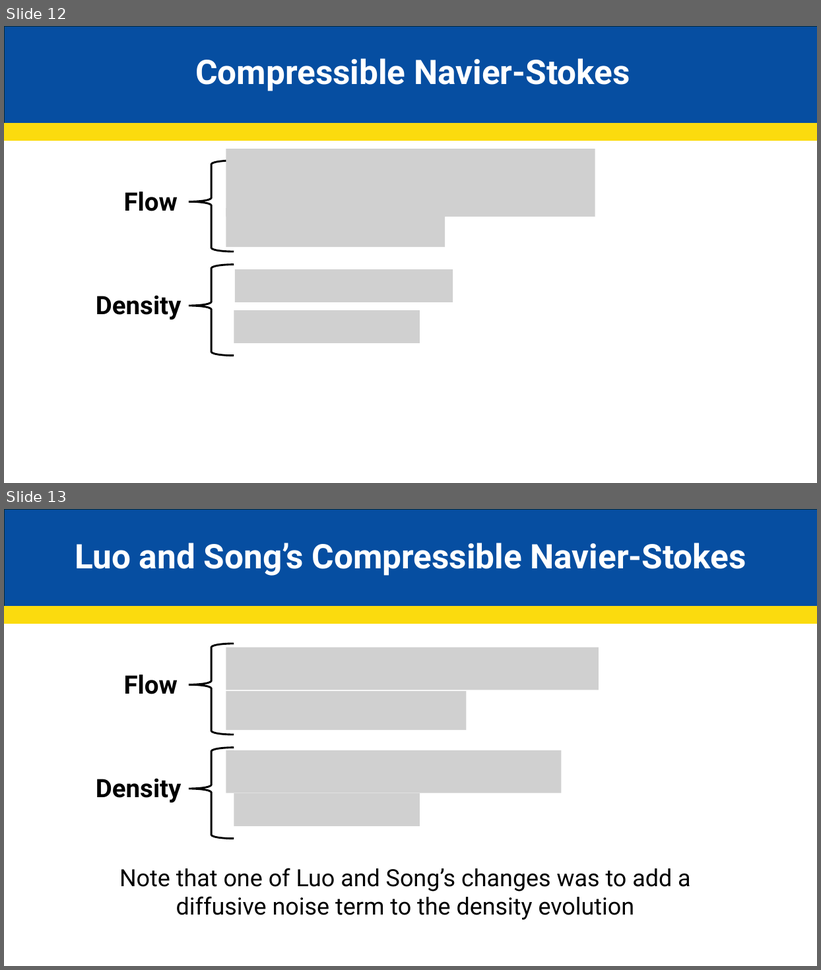
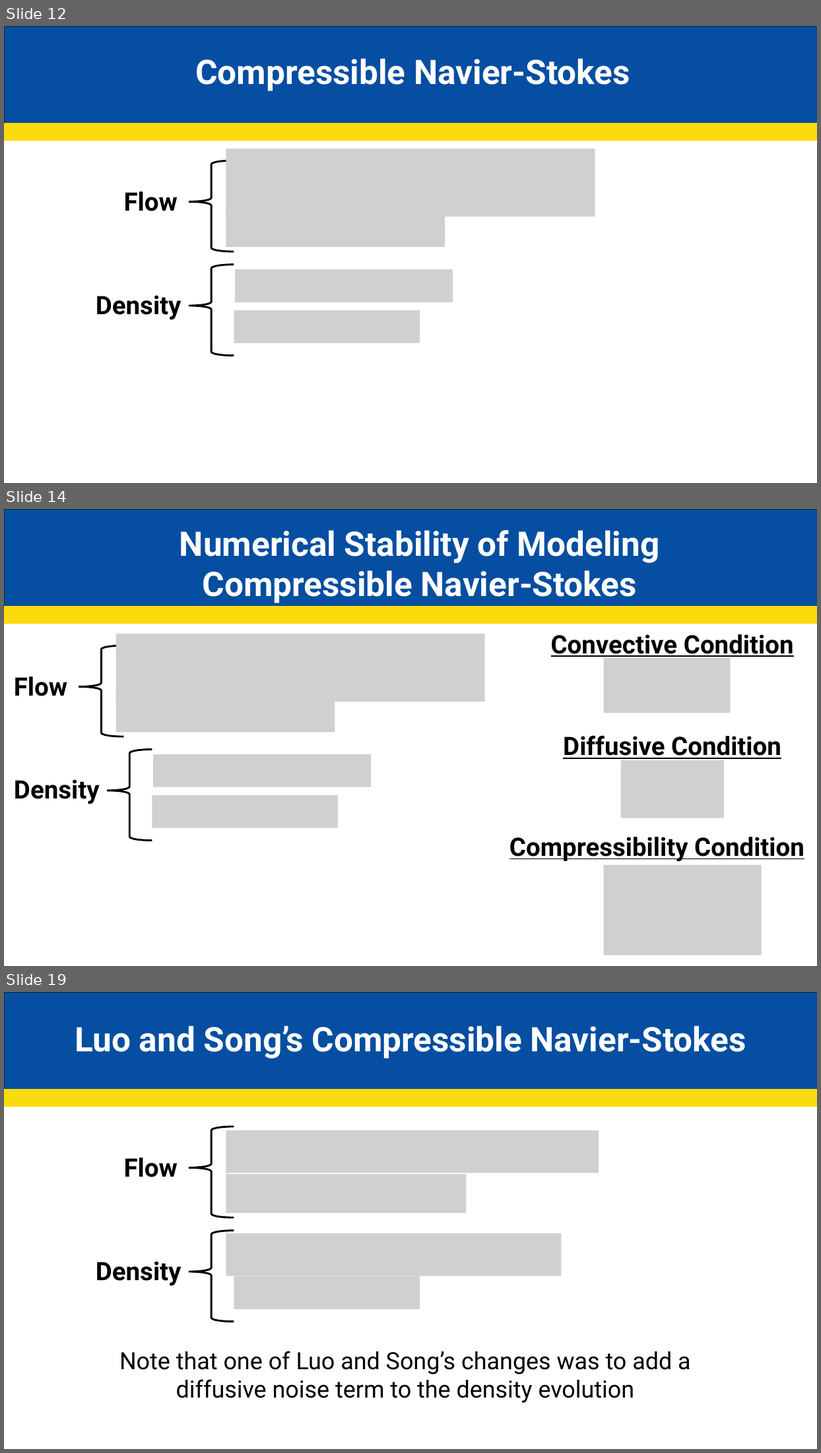
Before and after one commit to JakeCisc210/Candidacy, a slide deck: Reading Course/Presentations/Game Theory Eleven.pptx. Shown one above the other, each under a label of ours: slides 12 and 13 before the commit, slides 12, 14 and 19 after it; the slides between them are not shown. The pictures are 821x970 and 821x1453 pixels, drawn with LibreOffice and Linux fonts; fonts in the diff are those of the drawing; grey boxes stand for pictures. Boxes give left, top, right and bottom in pixels: in the first picture for what was removed or moved away, otherwise in the second. Text is boxed around its words. In the diff, an @@ line names an element or a change of style, - is before the commit and + after.

```diff
--- a/Reading Course/Presentations/Game Theory Eleven.pptx
+++ b/Reading Course/Presentations/Game Theory Eleven.pptx
@@ slide 14 added at [4, 509, 817, 966], background #FFFFFF @@
@@ rectangle added at [5, 509, 817, 607], fill #064EA1, outline #092A39 1.5 pt @@
@@ text added at [180, 530, 660, 603], 40 pt, text #FFFFFF, bold @@
+Numerical Stability of Modeling Compressible Navier-Stokes
@@ rectangle added at [4, 607, 817, 623], fill #FBDB0E, outline #FBDB0E 1.5 pt @@
@@ right brace added at [79, 646, 124, 737], outline #000000 2.25 pt @@
@@ picture added at [116, 634, 485, 702] @@
@@ text added at [551, 634, 794, 660], 30 pt, text #000000, bold, underline @@
+Convective Condition
@@ picture added at [604, 658, 731, 714] @@
@@ text added at [14, 677, 67, 696], 30 pt, text #000000, bold @@
+Flow
@@ picture added at [116, 693, 335, 732] @@
@@ text added at [563, 735, 781, 762], 30 pt, text #000000, bold, underline @@
+Diffusive Condition
@@ right brace added at [107, 749, 152, 840], outline #000000 2.25 pt @@
@@ picture added at [153, 755, 371, 788] @@
@@ picture added at [621, 761, 725, 819] @@
@@ text added at [14, 780, 100, 805], 30 pt, text #000000, bold @@
+Density
@@ picture added at [152, 795, 338, 828] @@
@@ text added at [510, 837, 805, 862], 30 pt, text #000000, bold, underline @@
+Compressibility Condition
@@ picture added at [604, 865, 762, 956] @@
@@ what was slide 13 is now slide 19 @@
```
Also in this commit, not shown: 2 slides changed, 10 other slides added, 5 other files.
